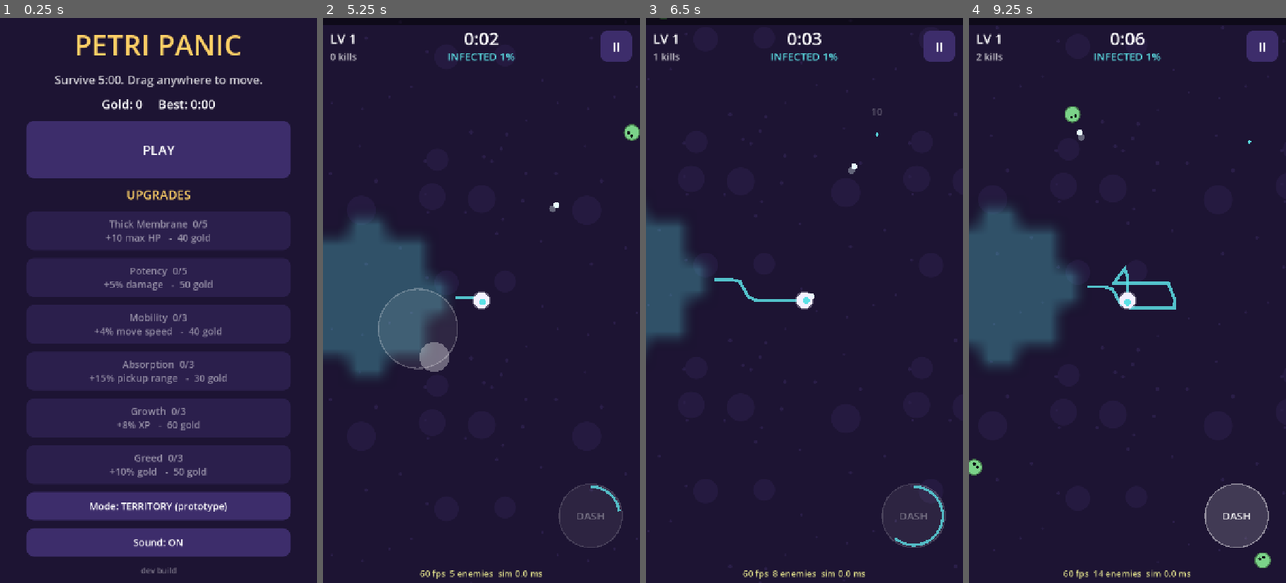
Above: before the commit, frames 1-4 (left to right).
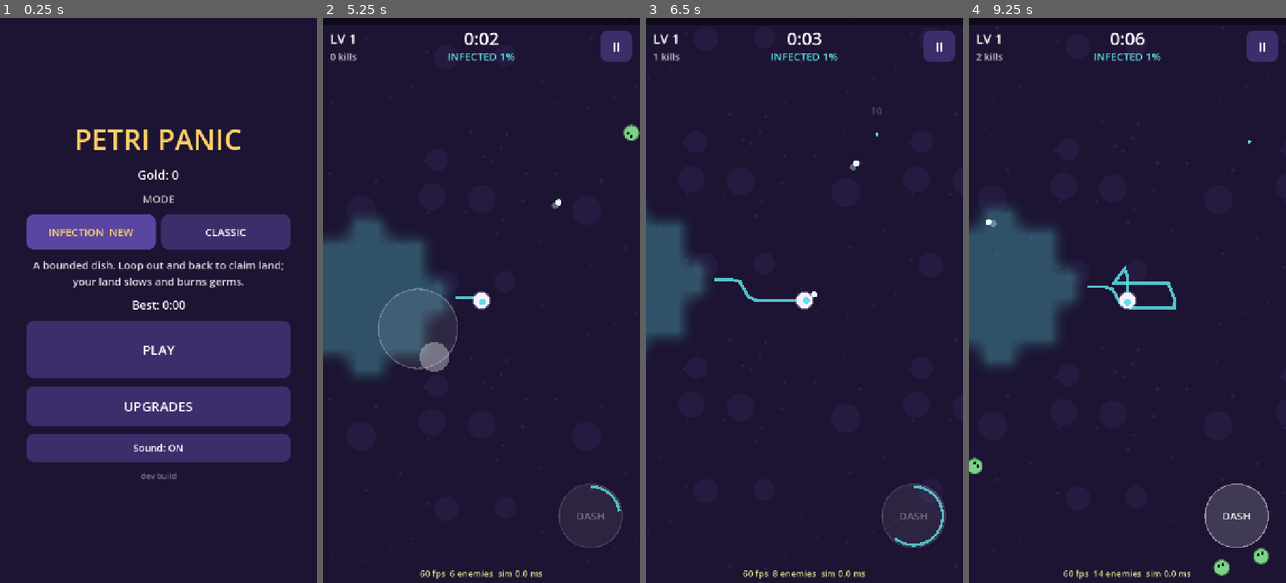
Above: after the commit, the same moments.

Repository: yousufkamran222-code/survivor-lite
Game: Godot game, scene res://scenes/main.tscn
The game is run twice, just before and just after one commit, with the same random seed, the same clock (stepped at 60 frames per second) and the same inputs.
Inputs (mouse positions are in pixels of both pictures, inside the frame that each line leads up to):
- Up to frame 1 (0.25 s): no input
- Up to frame 2 (5.25 s): click (481, 407) at 0.5 s, where only the run after the commit has a clickable "UPGRADES"; click (481, 470) at 1.25 s, where only the run after the commit has a clickable "BACK"; click "PLAY" at 2 s; click "II" at 2.75 s; click "RESUME" at 3.5 s; tap Enter at 4.25 s; move the mouse to (551, 272) at 4.27 s; hold D 4.28-5 s; click (551, 272) at 4.42 s; tap Space at 4.52 s; drag from (418, 328) to (465, 413) at 5.02 s
- Up to frame 3 (6.5 s): move the mouse to (836, 176) at 5.77 s; hold D from 5.78 s (still down)
- Up to frame 4 (9.25 s): release D at 6.5 s; drag from (1111, 413) to (1032, 215) at 6.52 s; move the mouse to (1222, 385) at 7.27 s; hold A 7.28-8 s; tap Space at 7.52 s; drag from (1032, 215) to (1079, 159) at 8.02 s; move the mouse to (1143, 300) at 8.77 s; hold S from 8.78 s (still down); click (1143, 300) at 8.92 s

The runs differ from the first frame. In frame 1, 55% of the frame differs, in the area x 8-92%, y 3-99%; in frame 2, less than 0.1%; in frame 3, less than 0.1%; in frame 4, 0.5%.

Commit message:
Game modes, Antibodies block shots, territory tuning from playtest
- Game modes (data/modes.json): each mode = balance overrides deep-merged
  by GameData.apply_mode(). Infection (territory, own XP curve) and
  Classic. Menu mode picker with per-mode best time; upgrade shop moved
  to its own screen; sim --mode <id>
- Spitter fix: Antibodies (and Immune Wall) destroy enemy shots they touch
- Territory, from playtest (turtling, erosion too fast): erosion
  0.35 -> 0.12/s, land slow 0.3 -> 0.25, land DoT 4 -> 2.5, claim XP 0.15
  per tile, spawn budget and enemy HP scale with % infected
- Bot, infection, seeds 600/700/800 x 8: before win ~30%, p50 3:12-3:46,
  infected 6-10%; after win ~34%, p50 2:55-5:00, infected 12-21%
- 4 new tests (54 total); docs: ROADMAP verdict, D-011/D-012

Co-Authored-By: Claude Opus 5.5 <noreply@anthropic.com>
Claude-Session: https://claude.ai/code/session_01Gsp3VrdU7sVdzp55Yo9yYo

Diff:
--- a/data/balance.json
+++ b/data/balance.json
@@ -24,12 +24,15 @@
     "trail_timeout_s": 8.0,
     "trail_point_spacing": 18,
     "claim_burst_frac": 0.4,
-    "enemy_slow": 0.3,
-    "enemy_dps": 4.0,
+    "claim_xp_per_tile": 0.15,
+    "pressure_budget_per_infected": 2.0,
+    "pressure_hp_per_infected": 1.5,
+    "enemy_slow": 0.25,
+    "enemy_dps": 2.5,
     "tick_s": 0.25,
     "player_damage_bonus": 0.2,
     "player_regen": 1.0,
-    "erosion_per_s": 0.35,
+    "erosion_per_s": 0.12,
     "elite_erosion_mult": 4.0,
     "boss_erosion_mult": 10.0
   },
--- /dev/null
+++ b/data/modes.json
@@ -0,0 +1,8 @@
+[
+  {"id": "infection", "name": "Infection", "tag": "NEW",
+   "desc": "A bounded dish. Loop out and back to claim land; your land slows and burns germs.",
+   "overrides": {"territory": {"enabled": true}, "xp": {"linear": 4, "quad": 0.17}}},
+  {"id": "classic", "name": "Classic", "tag": "",
+   "desc": "An endless field. Kite, build, survive 5:00.",
+   "overrides": {"territory": {"enabled": false}}}
+]
--- a/data/upgrades.json
+++ b/data/upgrades.json
@@ -11,13 +11,13 @@
 
   {"id": "orbit", "type": "weapon", "name": "Antibodies", "weight": 1.0,
    "levels": [
-     {"damage": 8, "count": 2, "orbit_radius": 85, "size": 14, "spin": 3.2, "hit_interval": 0.5, "knockback": 160},
+     {"damage": 8, "count": 2, "orbit_radius": 85, "size": 14, "spin": 3.2, "hit_interval": 0.5, "knockback": 160, "blocks_shots": 1},
      {"count": 1},
      {"damage": 5},
      {"count": 1, "orbit_radius": 15},
      {"damage": 6, "spin": 1.0}
    ],
-   "desc": ["Antibodies orbit you, hitting anything they touch.", "+1 antibody", "+5 damage", "+1 antibody, wider orbit", "+6 damage, spins faster"]},
+   "desc": ["Antibodies orbit you, hitting germs and destroying their shots.", "+1 antibody", "+5 damage", "+1 antibody, wider orbit", "+6 damage, spins faster"]},
 
   {"id": "nova", "type": "weapon", "name": "Fever Pulse", "weight": 0.9,
    "levels": [
--- a/scripts/autoload/save_service.gd
+++ b/scripts/autoload/save_service.gd
@@ -10,7 +10,8 @@
 var runs := 0
 var deaths := 0
 var muted := false
-var territory_mode := true  # prototype toggle: Territory vs Classic
+var mode := "infection"  # selected game mode id (data/modes.json)
+var best_times := {}  # mode id -> best survival time
 
 
 func _ready() -> void:
@@ -27,7 +28,10 @@
 	runs = int(cf.get_value("stats", "runs", 0))
 	deaths = int(cf.get_value("stats", "deaths", 0))
 	muted = bool(cf.get_value("settings", "muted", false))
-	territory_mode = bool(cf.get_value("settings", "territory_mode", true))
+	mode = str(cf.get_value("settings", "mode", "infection"))
+	if cf.has_section_key("settings", "territory_mode") and not cf.has_section_key("settings", "mode"):
+		mode = "infection" if bool(cf.get_value("settings", "territory_mode")) else "classic"
+	best_times = cf.get_value("progress", "best_times", {})
 
 
 func write() -> void:
@@ -38,7 +42,8 @@
 	cf.set_value("stats", "runs", runs)
 	cf.set_value("stats", "deaths", deaths)
 	cf.set_value("settings", "muted", muted)
-	cf.set_value("settings", "territory_mode", territory_mode)
+	cf.set_value("settings", "mode", mode)
+	cf.set_value("progress", "best_times", best_times)
 	cf.save(PATH)
 
 
--- a/scripts/core/game_data.gd
+++ b/scripts/core/game_data.gd
@@ -3,7 +3,7 @@
 ## Loads the JSON tables in res://data and validates cross-references.
 ## Every tunable number lives in data/, never in code.
 
-const FILES := ["balance", "enemies", "upgrades", "waves", "meta", "evolutions"]
+const FILES := ["balance", "enemies", "upgrades", "waves", "meta", "evolutions", "modes"]
 
 
 static func load_all(dir: String = "res://data") -> Dictionary:
@@ -22,6 +22,24 @@
 		push_error("GameData: invalid JSON in %s" % path)
 		return {}
 	return parsed
+
+
+## A copy of the game data with a game mode's overrides deep-merged into
+## balance. Unknown mode ids return an unmodified copy.
+static func apply_mode(d: Dictionary, mode_id: String) -> Dictionary:
+	var out := d.duplicate(true)
+	for m in d.get("modes", []):
+		if m.id == mode_id:
+			_merge(out.balance, m.get("overrides", {}))
+	return out
+
+
+static func _merge(base: Dictionary, over: Dictionary) -> void:
+	for k in over:
+		if over[k] is Dictionary and base.get(k) is Dictionary:
+			_merge(base[k], over[k])
+		else:
+			base[k] = over[k]
 
 
 static func color(hex: String) -> Color:
@@ -75,6 +93,14 @@
 		if evolved_weapons.has(ev.weapon):
 			errors.append("weapon %s has more than one evolution" % ev.weapon)
 		evolved_weapons[ev.weapon] = true
+	var mode_ids := {}
+	for m in d.get("modes", []):
+		if mode_ids.has(m.id):
+			errors.append("duplicate mode id '%s'" % m.id)
+		mode_ids[m.id] = true
+		for k in m.get("overrides", {}):
+			if not d.balance.has(k):
+				errors.append("mode %s overrides unknown balance key '%s'" % [m.id, k])
 	if d.waves.has("elites"):
 		for t in d.waves.elites.types:
 			if not enemy_ids.has(t):
--- a/scripts/core/spawn_director.gd
+++ b/scripts/core/spawn_director.gd
@@ -11,6 +11,8 @@
 var _done_events := {}
 var _next_pick: Dictionary = {}
 var _next_elite_t := INF
+## Extra pressure from outside (e.g. territory): multiplies the spawn budget.
+var budget_mult := 1.0
 
 
 func _init(waves_data: Dictionary, enemies_by_id: Dictionary, random: RandomNumberGenerator) -> void:
@@ -67,7 +69,7 @@
 		if not _done_events.has(i) and t >= float(ev.t):
 			_done_events[i] = true
 			out.append({"id": ev.enemy, "count": int(ev.count), "pattern": ev.get("pattern", "ring")})
-	budget = minf(budget + budget_rate(t) * dt, float(waves.max_budget_bank))
+	budget = minf(budget + budget_rate(t) * budget_mult * dt, float(waves.max_budget_bank))
 	var cap := int(waves.max_alive)
 	var pool := pool_at(t)
 	if pool.is_empty():
--- a/scripts/core/world.gd
+++ b/scripts/core/world.gd
@@ -419,7 +419,7 @@
 	var d: Dictionary = enemy_defs[t]
 	var hp := float(d.hp)
 	if not d.get("fixed_hp", false):
-		hp *= director.hp_mult(time)
+		hp *= director.hp_mult(time) * _pressure(float(bal.territory.get("pressure_hp_per_infected", 0.0)) if terr != null else 0.0)
 	var r := float(d.radius)
 	var spd := float(d.speed)
 	if elite:
@@ -690,6 +690,8 @@
 					var a := orbit_angle + TAU * k / n
 					var c: Vector2 = p_pos + Vector2(cos(a), sin(a)) * w.orbit_radius
 					orbit_points.append(c)
+					if w.get("blocks_shots", 0.0) > 0.0:
+						_block_shots(c, w.size)
 					for i: int in query(c, w.size):
 						if e_hitcd[i] <= 0.0 and e_hp[i] > 0.0:
 							e_hitcd[i] = w.hit_interval
@@ -735,6 +737,26 @@
 					_emit({"type": "chain", "points": pts, "evolved": evolved.has(id)})
 
 
+## Antibodies destroy enemy shots that touch them (counter to Spitters).
+func _block_shots(c: Vector2, size: float) -> void:
+	var r := size + 8.0
+	var r2 := r * r
+	var i := s_pos.size() - 1
+	while i >= 0:
+		if s_pos[i].distance_squared_to(c) < r2:
+			_emit({"type": "shot_blocked", "pos": s_pos[i]})
+			var last := s_pos.size() - 1
+			s_pos[i] = s_pos[last]
+			s_vel[i] = s_vel[last]
+			s_life[i] = s_life[last]
+			s_dmg[i] = s_dmg[last]
+			s_pos.resize(last)
+			s_vel.resize(last)
+			s_life.resize(last)
+			s_dmg.resize(last)
+		i -= 1
+
+
 func _fire_nova(w: Dictionary) -> void:
 	for i: int in query(p_pos, w.area):
 		_damage(i, w.damage, (e_pos[i] - p_pos).normalized() * w.knockback)
@@ -1050,7 +1072,15 @@
 
 # ================================================================ territory
 
+## Holding more of the dish makes the infection fight back harder.
+func _pressure(per_infected: float) -> float:
+	if terr == null:
+		return 1.0
+	return 1.0 + per_infected * terr.infected_fraction()
+
+
 func _update_territory(dt: float) -> void:
+	director.budget_mult = _pressure(float(bal.territory.get("pressure_budget_per_infected", 0.0)))
 	var lost_before := terr.trails_lost
 	var claimed := terr.update_player(p_pos, dt)
 	if terr.trails_lost > lost_before:
@@ -1094,4 +1124,6 @@
 		if set.has(terr.index_of(e_pos[i])) and _tbeh[e_type[i]] != BEH_BOSS:
 			_damage(i, e_maxhp[i] * frac, Vector2.ZERO)
 	_process_dead()
+	# Bigger loops pay out: XP per claimed tile.
+	xp += claimed.size() * float(bal.territory.get("claim_xp_per_tile", 0.0)) * (1.0 + float(stats.xp_gain))
 	_emit({"type": "claim", "tiles": claimed.size(), "cells": claimed, "infected": terr.infected_fraction()})
--- a/scripts/game/main.gd
+++ b/scripts/game/main.gd
@@ -233,14 +233,13 @@
 
 func _start_run() -> void:
 	var meta := Progression.meta_bonus(data.meta, Save.meta_levels)
-	data.balance.territory.enabled = Save.territory_mode
-	world = World.new(data, randi(), meta)
+	world = World.new(GameData.apply_mode(data, _current_mode().id), randi(), meta)
 	view.set_world(world)
 	hud.world = world
 	hitstop = 0.0
 	Save.runs += 1
 	Save.write()
-	Analytics.event("run_start", {"run": Save.runs, "territory": Save.territory_mode})
+	Analytics.event("run_start", {"run": Save.runs, "mode": _current_mode().id})
 	if world.terr != null:
 		hud.toast("Loop out and back to claim land", pal.player_nucleus, 3.0)
 	_hide_all()
@@ -270,10 +269,51 @@
 	var col: VBoxContainer = _menu[1]
 	UiKit.clear(col)
 	col.add_child(UiKit.label(str(bal.title).to_upper(), 64, pal.ui_accent))
-	col.add_child(UiKit.label("Survive %s. Drag anywhere to move." % UiKit.fmt_time(world_length()), 26, Color(pal.text, 0.8)))
-	col.add_child(UiKit.label("Gold: %d     Best: %s" % [Save.gold, UiKit.fmt_time(Save.best_time)], 28))
+	col.add_child(UiKit.label("Gold: %d" % Save.gold, 28))
+	col.add_child(UiKit.label("MODE", 24, Color(pal.text, 0.7)))
+	var row := HBoxContainer.new()
+	row.add_theme_constant_override("separation", 12)
+	var current := _current_mode()
+	for m in data.modes:
+		var label: String = str(m.name).to_upper() + ("  " + m.tag if m.get("tag", "") != "" else "")
+		var b := UiKit.button(label, _select_mode.bind(m.id), 80)
+		b.size_flags_horizontal = Control.SIZE_EXPAND_FILL
+		b.add_theme_font_size_override("font_size", 24)
+		if m.id == current.id:
+			b.add_theme_stylebox_override("normal", UiKit._box(pal.ui_button_pressed, 18))
+			b.add_theme_color_override("font_color", pal.ui_accent)
+		row.add_child(b)
+	col.add_child(row)
+	col.add_child(UiKit.label(current.desc, 24, Color(pal.text, 0.85)))
+	col.add_child(UiKit.label("Best: %s" % UiKit.fmt_time(float(Save.best_times.get(current.id, 0.0))), 26))
 	col.add_child(UiKit.button("PLAY", _start_run, 130))
-	col.add_child(UiKit.label("UPGRADES", 28, pal.ui_accent))
+	col.add_child(UiKit.button("UPGRADES", _show_shop, 90))
+	var mute := UiKit.button("Sound: %s" % ("OFF" if Save.muted else "ON"), _toggle_mute, 64)
+	mute.add_theme_font_size_override("font_size", 22)
+	col.add_child(mute)
+	col.add_child(UiKit.label(_build_label(), 18, Color(pal.text, 0.4)))
+	_menu[0].visible = true
+
+
+func _current_mode() -> Dictionary:
+	for m in data.modes:
+		if m.id == Save.mode:
+			return m
+	return data.modes[0]
+
+
+func _select_mode(id: String) -> void:
+	Save.mode = id
+	Save.write()
+	_show_menu()
+
+
+## Permanent upgrades bought with gold.
+func _show_shop() -> void:
+	var col: VBoxContainer = _menu[1]
+	UiKit.clear(col)
+	col.add_child(UiKit.label("UPGRADES", 48, pal.ui_accent))
+	col.add_child(UiKit.label("Gold: %d" % Save.gold, 28))
 	for m in data.meta:
 		var lv := Save.meta_level(m.id)
 		var cost := Progression.meta_next_cost(m, lv)
@@ -283,14 +323,7 @@
 		b.add_theme_font_size_override("font_size", 22)
 		b.disabled = cost < 0 or Save.gold < cost
 		col.add_child(b)
-	var mode := UiKit.button("Mode: %s" % ("TERRITORY (prototype)" if Save.territory_mode else "CLASSIC"), _toggle_mode, 64)
-	mode.add_theme_font_size_override("font_size", 22)
-	col.add_child(mode)
-	var mute := UiKit.button("Sound: %s" % ("OFF" if Save.muted else "ON"), _toggle_mute, 64)
-	mute.add_theme_font_size_override("font_size", 22)
-	col.add_child(mute)
-	col.add_child(UiKit.label(_build_label(), 18, Color(pal.text, 0.4)))
-	_menu[0].visible = true
+	col.add_child(UiKit.button("BACK", _show_menu, 90))
 
 
 ## "build abc1234 #12" from data/build_info.json (written by CI), else "dev build".
@@ -318,13 +351,7 @@
 			Save.meta_levels[id] = lv + 1
 			Save.write()
 			Analytics.event("meta_buy", {"id": id, "level": lv + 1})
-	_show_menu()
-
-
-func _toggle_mode() -> void:
-	Save.territory_mode = not Save.territory_mode
-	Save.write()
-	_show_menu()
+	_show_shop()
 
 
 func _toggle_mute() -> void:
@@ -498,6 +525,8 @@
 	if not won:
 		Save.deaths += 1
 	Save.best_time = maxf(Save.best_time, world.time)
+	var mid: String = _current_mode().id
+	Save.best_times[mid] = maxf(float(Save.best_times.get(mid, 0.0)), world.time)
 	Analytics.event("run_end", {"won": won, "t": int(world.time), "level": world.level, "kills": world.kills, "gold": _res …(225 unchanged characters)…
 	_build_results(won)
 
--- a/scripts/game/world_view.gd
+++ b/scripts/game/world_view.gd
@@ -118,6 +118,8 @@
 				add_shake(float(juice.shake_nova))
 			"chain":
 				_add_fx({"kind": "chain", "points": ev.points, "life": 0.16, "color": _wcolor("chain", pal.chain)}, max_fx + 4)
+			"shot_blocked":
+				_add_fx({"kind": "pop", "pos": ev.pos, "color": _wcolor("orbit", pal.orbit), "r": 10.0, "life": 0.2}, max_fx)
 			"dash":
 				_add_fx({"kind": "ring", "pos": ev.pos, "r": 46.0, "life": 0.2, "color": pal.player}, max_fx + 4)
 			"elite_killed":
--- a/tests/test_data.gd
+++ b/tests/test_data.gd
@@ -16,3 +16,19 @@
 	var curve: Array = data().waves.budget_curve
 	for i in range(1, curve.size()):
 		check(float(curve[i][1]) >= float(curve[i - 1][1]), "budget curve should not drop at t=%s" % curve[i][0])
+
+
+func test_modes_apply_overrides() -> void:
+	var d := data()
+	check(d.modes.size() >= 2, "at least two game modes")
+	var classic := GameData.apply_mode(d, "classic")
+	var infection := GameData.apply_mode(d, "infection")
+	check(not classic.balance.territory.enabled, "classic: no territory")
+	check(infection.balance.territory.enabled, "infection: territory on")
+	check_eq(classic.balance.territory.dish_radius, d.balance.territory.dish_radius, "deep merge keeps other keys")
+	check(World.new(classic, 1).terr == null)
+	check(World.new(infection, 1).terr != null)
+	# apply_mode must not mutate the shared data.
+	d.balance.territory.enabled = true
+	GameData.apply_mode(d, "classic")
+	check(d.balance.territory.enabled, "original data untouched")
--- a/tests/test_loot.gd
+++ b/tests/test_loot.gd
@@ -165,7 +165,8 @@
 
 
 func test_bot_run_with_loot_is_stable() -> void:
-	var w := _world(11)
+	var w := World.new(GameData.apply_mode(data(), "classic"), 11)
+	w.emit_events = false
 	var bot := BalanceBot.new(11)
 	for i in int(120.0 / DT):
 		if w.state == "levelup":
@@ -177,3 +178,15 @@
 		w.step(DT, bot.move(w))
 	check(w.elites_killed + w.c_pos.size() >= 1 or w.state == "dead", "an elite was met by 2:00")
 	check(w.dashes > 0, "bot dashes")
+
+
+func test_antibodies_destroy_enemy_shots() -> void:
+	var w := _world()
+	w.owned["orbit"] = 1
+	w._recompute_stats()
+	w._update_weapons(1.0 / 60.0)
+	var orb: Vector2 = w.orbit_points[0]
+	w._enemy_shot(orb + Vector2(2, 0), Vector2.RIGHT, 0.0, 10.0)
+	w._enemy_shot(w.p_pos + Vector2(600, 0), Vector2.RIGHT, 0.0, 10.0)
+	w._update_weapons(0.0)
+	check_eq(w.s_pos.size(), 1, "shot touching an antibody is destroyed, far one survives")
--- a/tests/test_territory.gd
+++ b/tests/test_territory.gd
@@ -147,3 +147,28 @@
 			break
 		w.step(DT, bot.move(w))
 	check(w.terr.owned_count > start, "bot loops and claims land (%d -> %d)" % [start, w.terr.owned_count])
+
+
+func test_claim_grants_xp() -> void:
+	var w := _world()
+	var xp0 := w.xp
+	_walk(w, [Vector2(150, 0), Vector2(500, 0), Vector2(500, 400), Vector2(0, 400), Vector2(0, 150), Vector2(0, 0)])
+	check(w.xp > xp0 + 10.0, "a big loop pays XP (%.1f)" % (w.xp - xp0))
+
+
+func test_more_land_means_more_pressure() -> void:
+	var w := _world()
+	w._update_territory(DT)
+	var low := w.director.budget_mult
+	var hp_low := 0.0
+	w._add_enemy("grunt", Vector2(900, 0))
+	hp_low = w.e_maxhp[0]
+	# Claim a big chunk directly.
+	for i in w.terr.n * w.terr.n:
+		if w.terr.tiles[i] == Territory.NEUTRAL and w.terr.center_of(i).x < 0.0:
+			w.terr.tiles[i] = Territory.OWNED
+			w.terr.owned_count += 1
+	w._update_territory(DT)
+	check(w.director.budget_mult > low + 0.5, "spawn budget grows with land")
+	w._add_enemy("grunt", Vector2(900, 0))
+	check(w.e_maxhp[1] > hp_low * 1.3, "enemy hp grows with land")
--- a/tools/sim/balance_sim.gd
+++ b/tools/sim/balance_sim.gd
@@ -4,8 +4,9 @@
 ##
 ## Usage:
 ##   godot --headless --path . -s res://tools/sim/balance_sim.gd -- --runs 40 --seed 1000
-## Options: --runs N, --seed S, --meta (use maxed meta upgrades), --classic
-## (territory off), --json PATH
+## Options: --runs N, --seed S, --meta (use maxed meta upgrades),
+## --mode ID (data/modes.json, default: first mode), --classic (= --mode classic),
+## --json PATH
 
 const DT := 1.0 / 30.0
 
@@ -14,9 +15,11 @@
 	var args := _parse(OS.get_cmdline_user_args())
 	var runs := int(args.get("runs", 30))
 	var seed0 := int(args.get("seed", 1000))
+	var mode_id := "classic" if args.has("classic") else str(args.get("mode", ""))
 	var d := GameData.load_all()
-	if args.has("classic"):
-		d.balance.territory.enabled = false
+	if mode_id == "":
+		mode_id = d.modes[0].id
+	d = GameData.apply_mode(d, mode_id)
 	var meta := {}
 	if args.has("meta"):
 		var levels := {}
@@ -30,6 +33,7 @@
 	var ms := Time.get_ticks_msec() - t0
 	var report := _report(results, d)
 	report["runs"] = runs
+	report["mode"] = mode_id
 	report["sim_ms_per_run"] = ms / maxf(runs, 1)
 	print(JSON.stringify(report, "  "))
 	if args.has("json"):
Not shown, changed: CLAUDE.md
Not shown, changed: docs/DECISIONS.md
Not shown, changed: docs/PIPELINE.md
Not shown, changed: docs/ROADMAP.md
Not shown, changed: docs/SPEC.md
